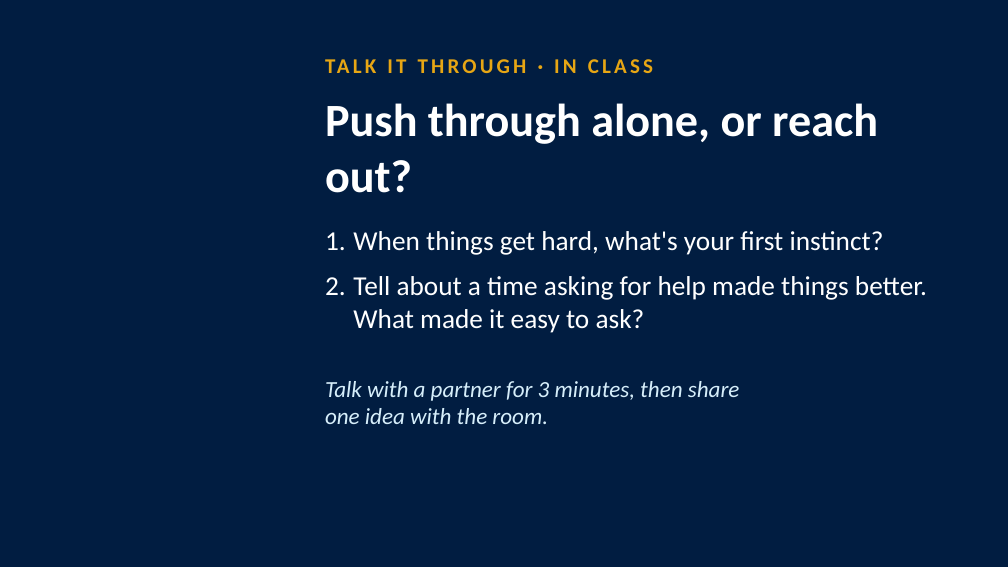
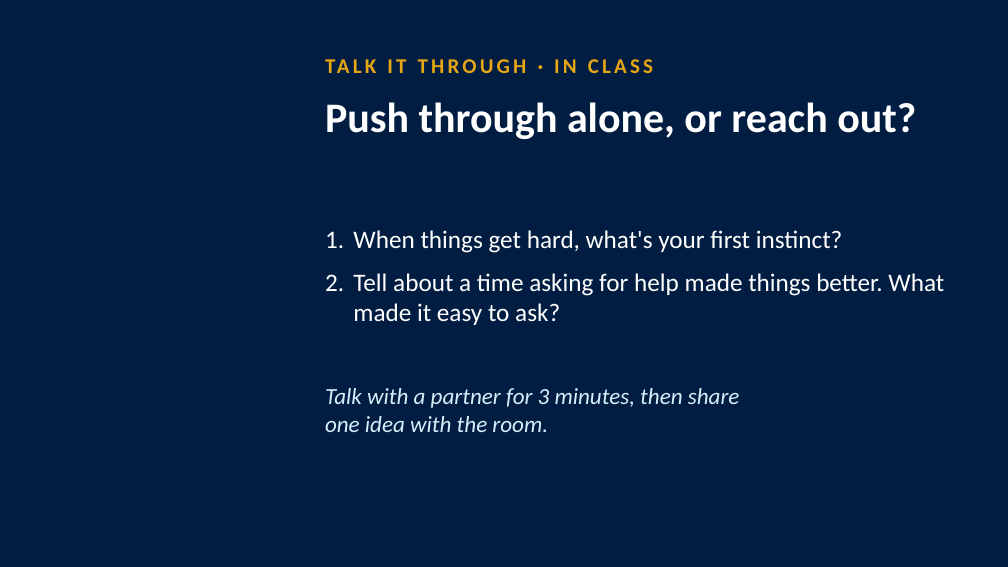
Before and after one commit to octc-instructional-design/FYE100-pathfinder-guidebook, a slide deck: slide 12 of downloads/slides/FYE100-Module02-Instructor-Slides.pptx. Drawn at 1008x567 pixels with LibreOffice and Linux fonts; fonts in the diff are those of the drawing; background and template pictures are left out. Boxes give left, top, right and bottom in pixels: in the first picture for what was removed or moved away, otherwise in the second. Text is boxed around its words. In the diff, an @@ line names an element or a change of style, - is before the commit and + after.

```diff
--- a/downloads/slides/FYE100-Module02-Instructor-Slides.pptx
+++ b/downloads/slides/FYE100-Module02-Instructor-Slides.pptx
@@ title "Push through alone, or reach ..." at (x1=325, y1=102, x2=916, y2=139): size 44 to 40 pt @@
@@ text "When things get hard, what's ..." at (x1=353, y1=230, x2=944, y2=325): size 26 to 24 pt @@
@@ text "Talk with a partner for ..." moved from (x1=325, y1=381, x2=740, y2=424) to (x1=325, y1=388, x2=740, y2=432) @@
```
Also in this commit, not shown: 30 other files.
